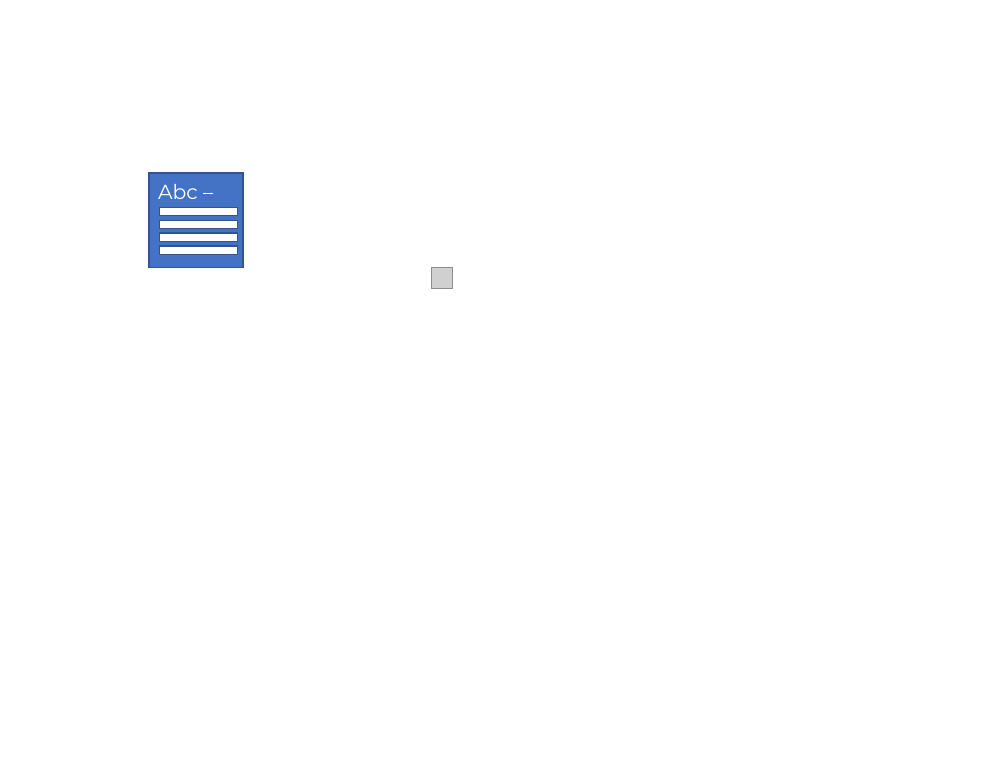
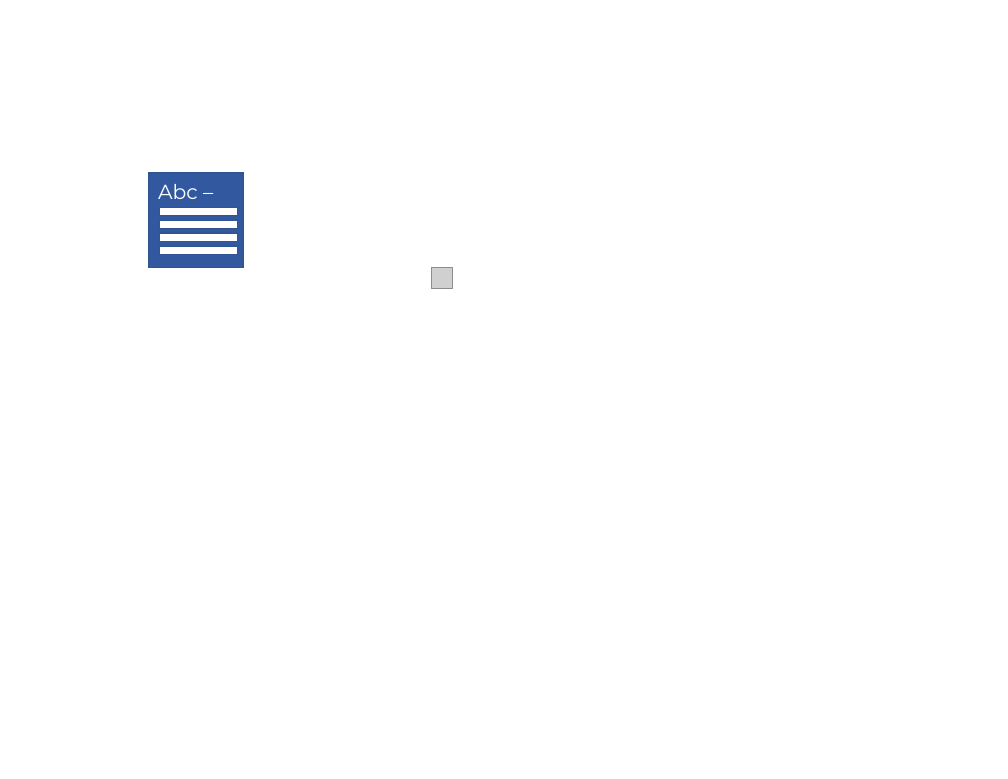
Before and after one commit to skoluguri30/calculus-notes, a slide deck: slide 1 of icons.pptx. Drawn at 1008x779 pixels with LibreOffice and Linux fonts; fonts in the diff are those of the drawing; grey boxes stand for pictures. Boxes give left, top, right and bottom in pixels: in the first picture for what was removed or moved away, otherwise in the second. Text is boxed around its words. In the diff, an @@ line names an element or a change of style, - is before the commit and + after.

```diff
--- a/icons.pptx
+++ b/icons.pptx
@@ freeform shape "Abc –" at (148, 173, 243, 268): fill #4472C4 to #3259A0 @@
```
Also in this commit, not shown: 2 other slides changed, 4 slides added.
